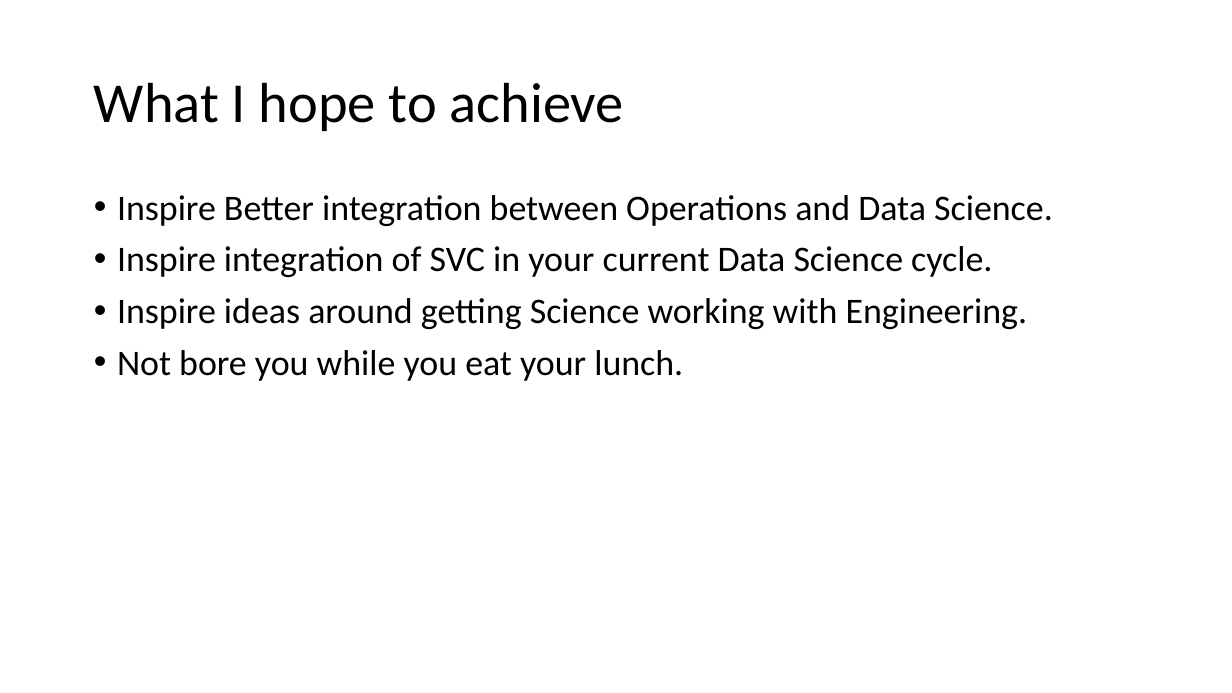
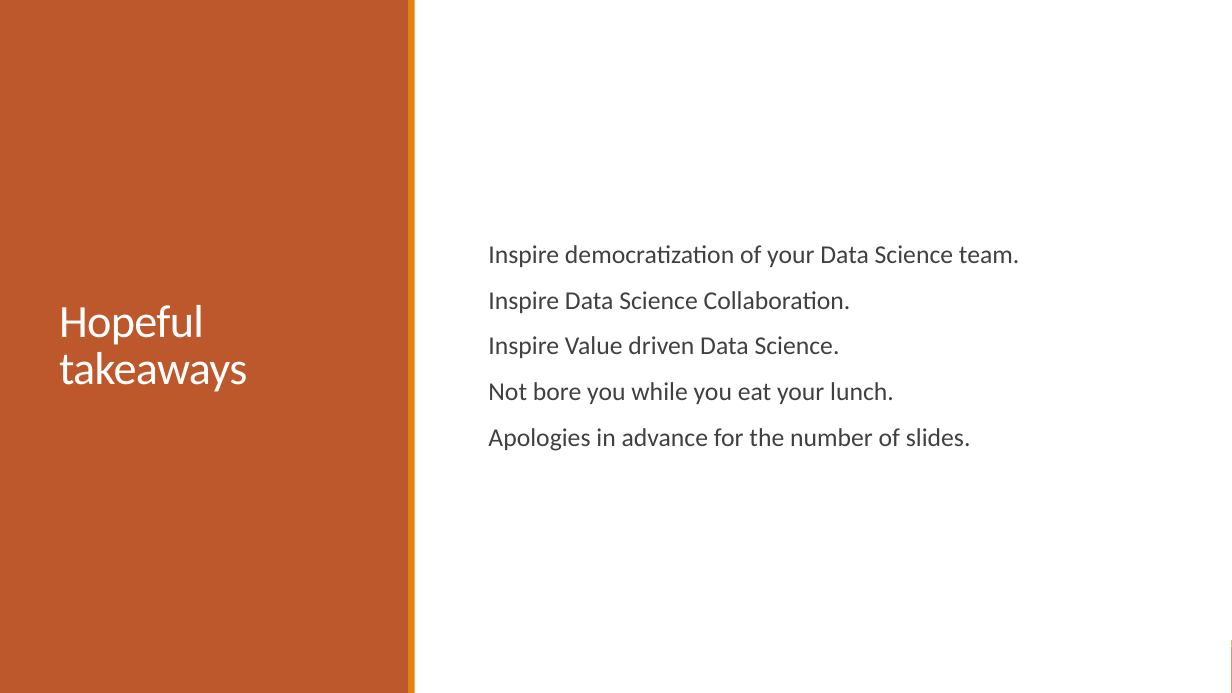
Before and after one commit to codeBehindMe/cbel, a slide deck: slide 4 of Nubes Lacus.pptx. Drawn at 1232x693 pixels with LibreOffice and Linux fonts; fonts in the diff are those of the drawing. Boxes give left, top, right and bottom in pixels: in the first picture for what was removed or moved away, otherwise in the second. Text is boxed around its words. In the diff, an @@ line names an element or a change of style, - is before the commit and + after.

```diff
--- a/Nubes Lacus.pptx
+++ b/Nubes Lacus.pptx
@@ rectangle added at box(0, 0, 1232, 693), fill #FFFFFF @@
@@ rectangle added at box(0, 0, 409, 693), fill #BD582C @@
@@ rectangle added at box(409, 0, 415, 693), fill #E48312 @@
@@ title removed at box(94, 82, 624, 131) @@
-What I hope to achieve
@@ text "Inspire democratization of your Data ...": place and size @@
-text "Inspire democratization of your Data ..." at box(117, 195, 1053, 381)
+text "Inspire democratization of your Data ..." at box(488, 245, 1019, 451)
@@ text "Inspire democratization of your Data ..." at box(488, 245, 1019, 451): vertical alignment top to middle @@
@@ text at box(488, 245, 1019, 358): text changed; size 28 to 20 pt; text colour #000000 to #404040 @@
-• Inspire Better integration between Operations and Data Science.
-• Inspire integration of SVC in your current Data Science cycle.
-• Inspire ideas around getting Science working with Engineering.
+  Inspire democratization of your Data Science team.
+  Inspire Data Science Collaboration.
+  Inspire Value driven Data Science.
@@ title added at box(59, 305, 247, 392), 36 pt, text #FFFFFF @@
+Hopeful takeaways
@@ text at box(488, 382, 894, 404): size 28 to 20 pt, text colour #000000 to #404040 in "Not bore you while you eat your ..."; bullet • to  ; more space between paragraphs @@
@@ text at box(488, 428, 971, 451): paragraph added @@
+  Apologies in advance for the number of slides.
@@ rectangle added at box(0, 647, 1232, 693), fill #BD582C @@
@@ rectangle added at box(0, 640, 1232, 647), fill #E48312 @@
```
Also in this commit, not shown: 6 other slides changed, 14 slides added, 1 slide removed, 4 other files.
